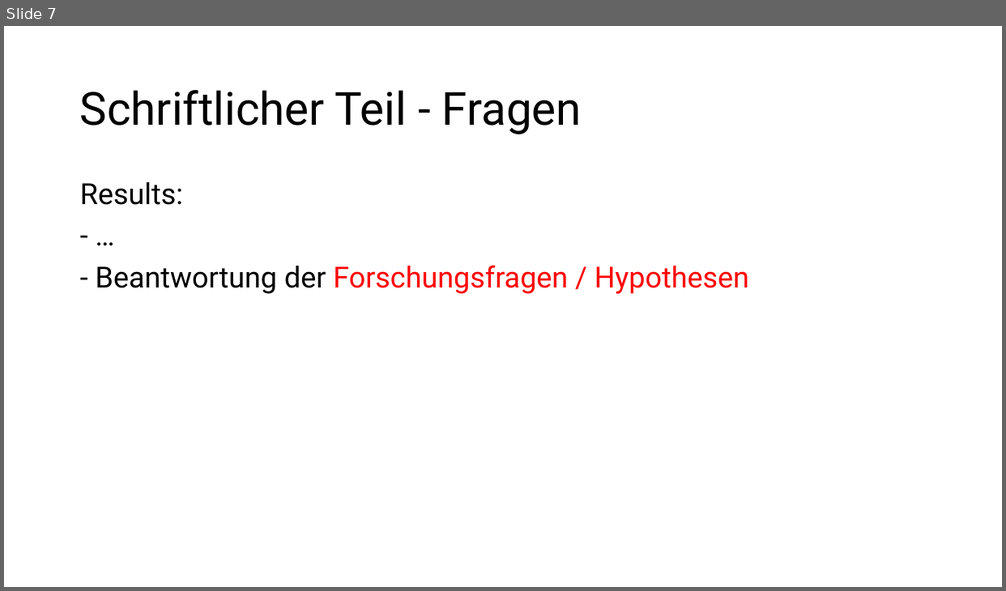
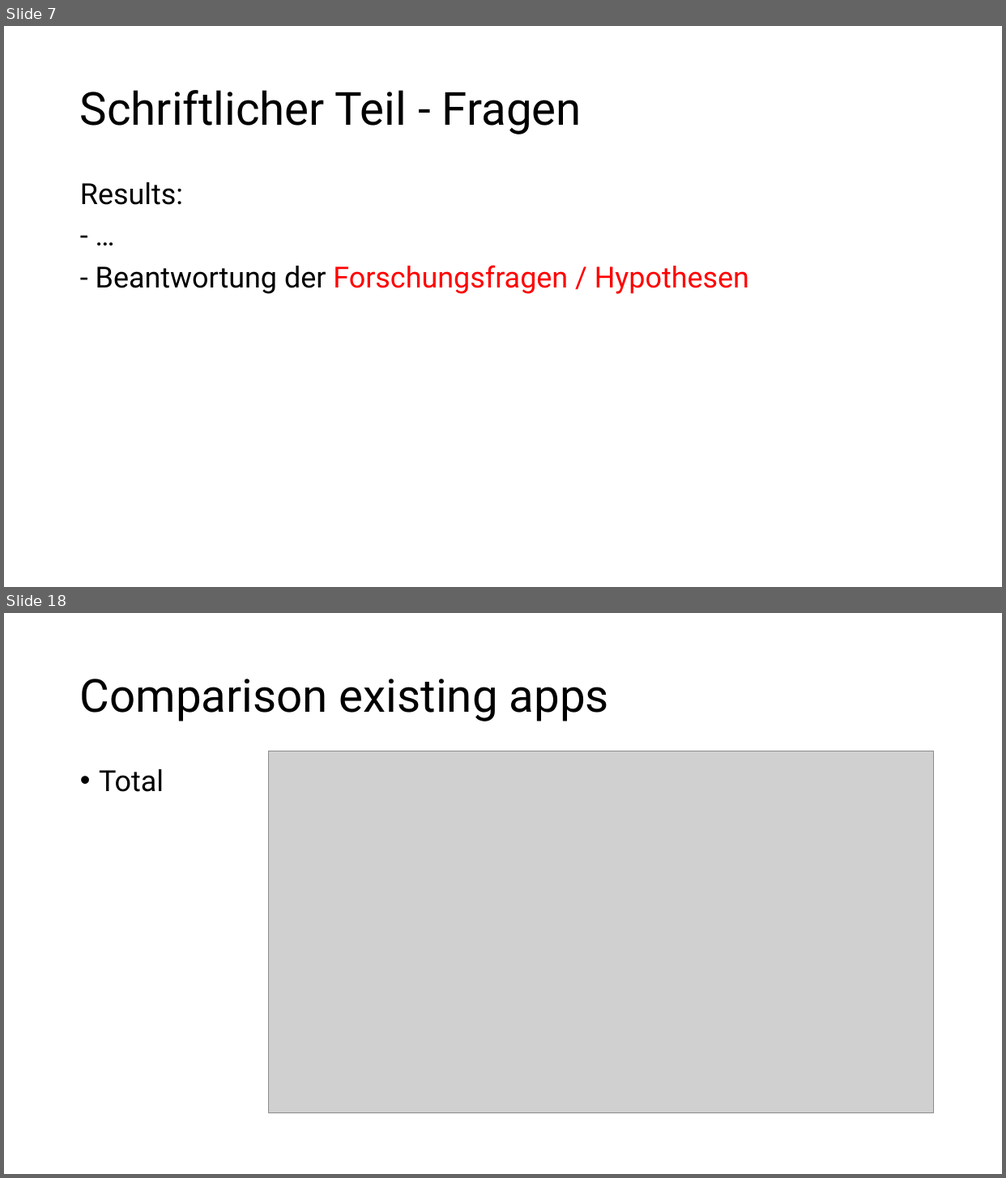
Before and after one commit to domi-cmd/Reference_Application_for_OWASP_MASTG, a slide deck: dev_documents/meetings/meeting_08/meeting_08.pptx. Shown one above the other, each under a label of ours: slide 7 before the commit, slides 7 and 18 after it; the slides between them are not shown. The pictures are 1006x591 and 1006x1178 pixels, drawn with LibreOffice and Linux fonts; fonts in the diff are those of the drawing; grey boxes stand for pictures. Boxes give left, top, right and bottom in pixels: in the first picture for what was removed or moved away, otherwise in the second. Text is boxed around its words. In the diff, an @@ line names an element or a change of style, - is before the commit and + after.

Commit message:
Added finished powerpoint and related images to designated folder for meeting 08

```diff
--- a/dev_documents/meetings/meeting_08/meeting_08.pptx
+++ b/dev_documents/meetings/meeting_08/meeting_08.pptx
@@ slide 18 added at (4,613,1002,1174), background #FFFFFF @@
@@ title added at (80,679,609,722), 44 pt, text #000000 @@
+Comparison existing apps
@@ picture added at (269,752,934,1113) @@
@@ text added at (99,769,164,792), 28 pt, text #000000 @@
+• Total
```
Also in this commit, not shown: 1 slide changed, 14 other slides added, 5 other files.
